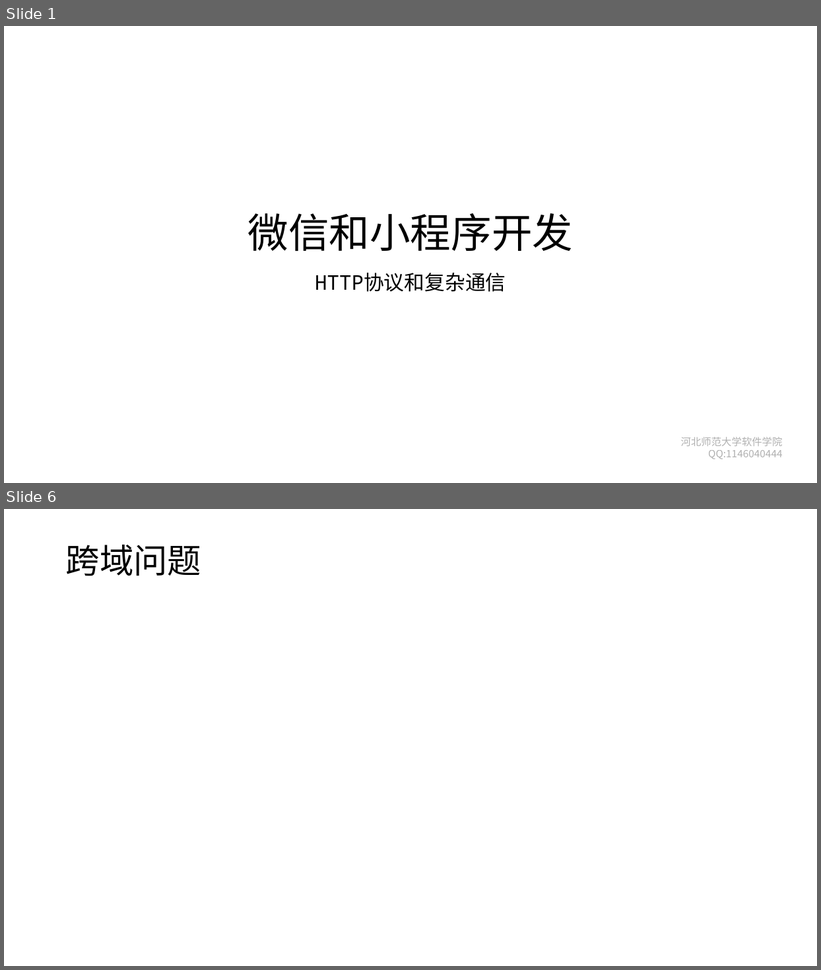
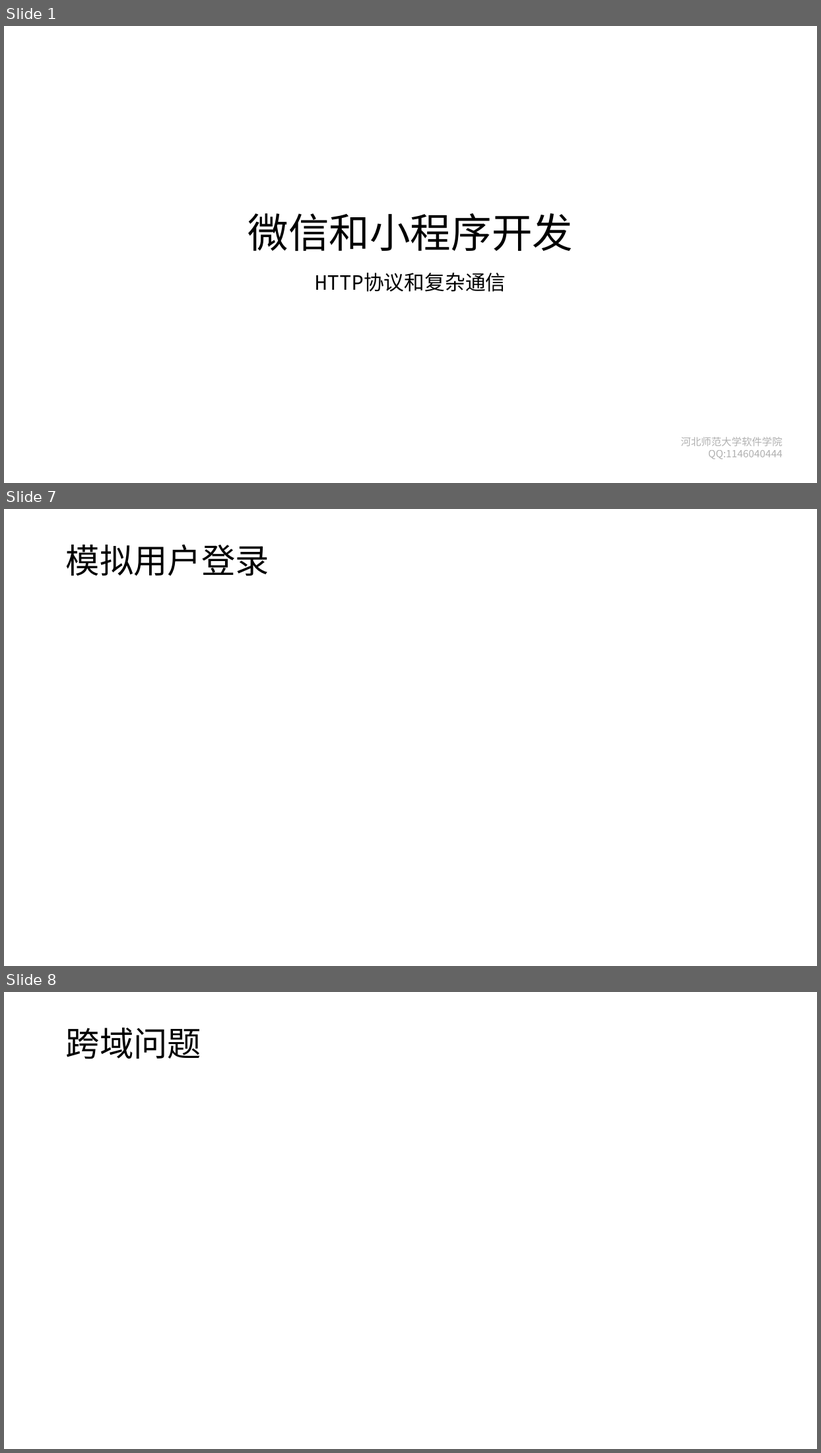
Before and after one commit to edu2act/course-wechat-and-miniprogram, a slide deck: materials/ch09/ch09-HTTP协议和复杂通信.pptx. Shown one above the other, each under a label of ours: slides 1 and 6 before the commit, slides 1, 7 and 8 after it; the slides between them are not shown. The pictures are 821x970 and 821x1453 pixels, drawn with LibreOffice and Linux fonts; fonts in the diff are those of the drawing; background and template pictures are left out. Boxes give left, top, right and bottom in pixels: in the first picture for what was removed or moved away, otherwise in the second. Text is boxed around its words. In the diff, an @@ line names an element or a change of style, - is before the commit and + after.

```diff
--- a/materials/ch09/ch09-HTTP协议和复杂通信.pptx
+++ b/materials/ch09/ch09-HTTP协议和复杂通信.pptx
@@ slide 7 added at (4,509,817,966), background #FFFFFF @@
@@ title added at (66,545,269,576), 40 pt, text #000000 @@
+模拟用户登录
@@ what was slide 6 is now slide 8 @@
```
Also in this commit, not shown: 3 slides changed, 2 other slides added, 2 slides removed, 6 other files.
